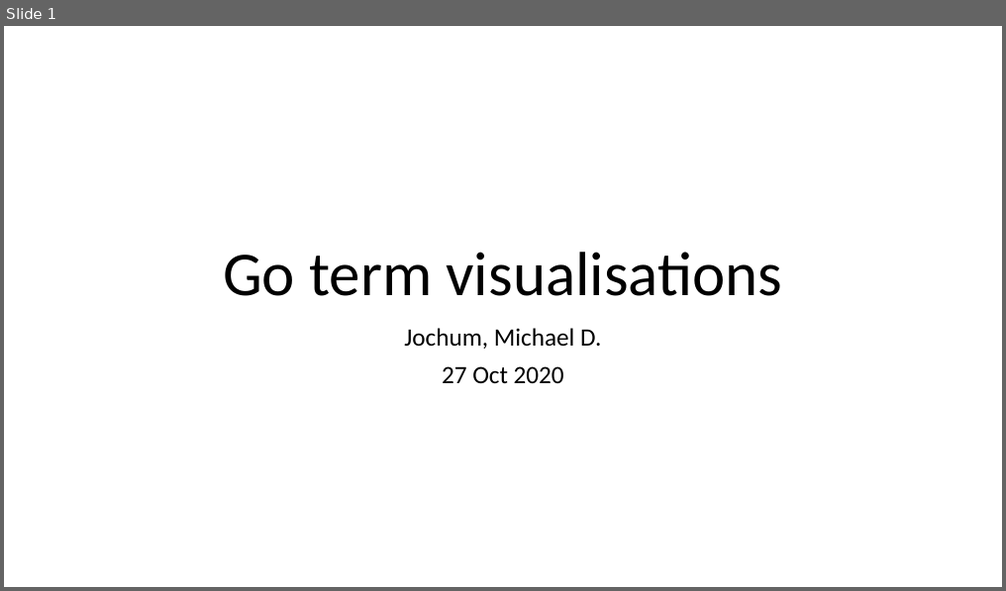
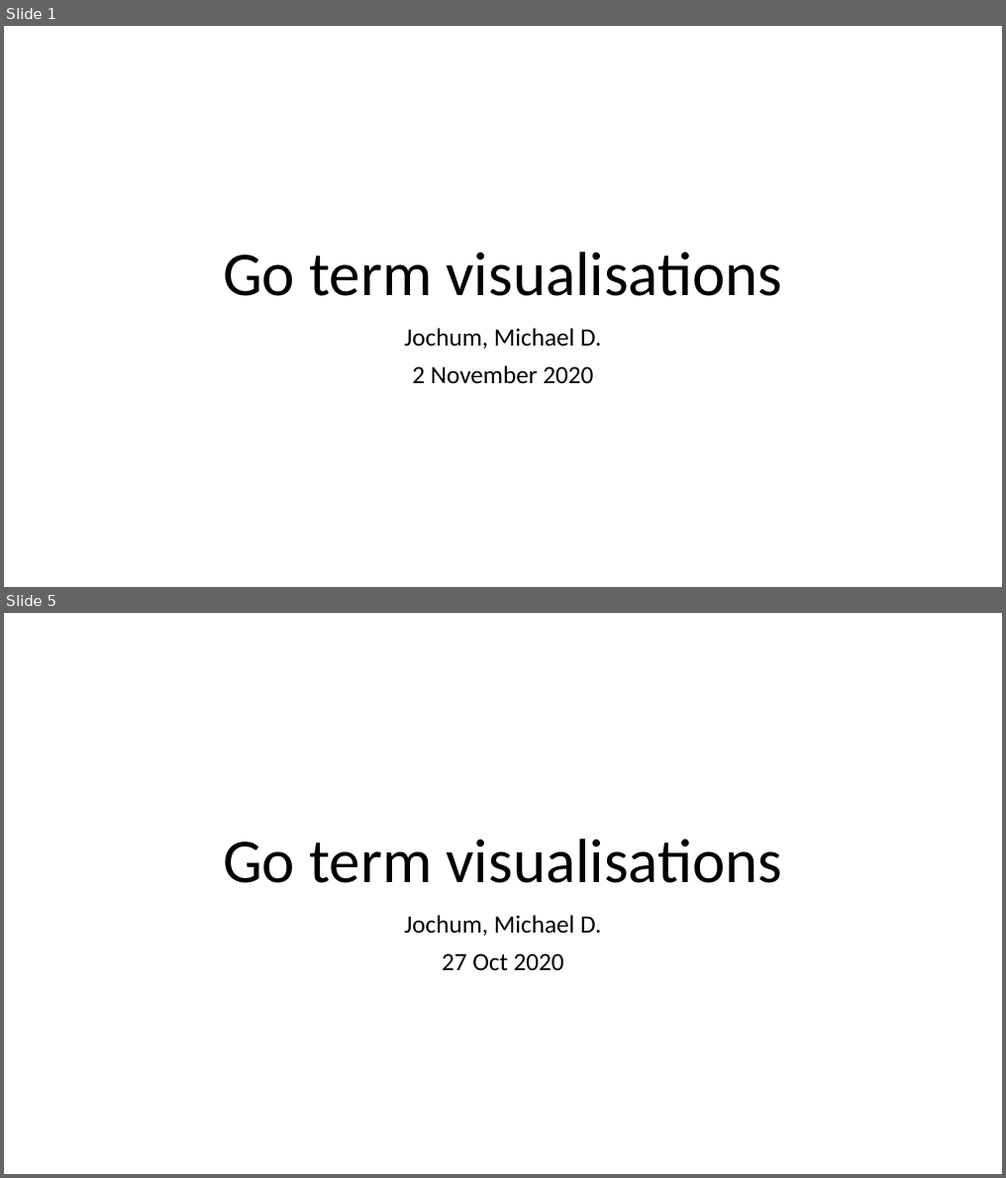
Before and after one commit to COV-IRT/microbial, a slide deck: Rdata/GO_term_analysis/Go term visualisations.pptx. Shown one above the other, each under a label of ours: slide 1 before the commit, slides 1 and 5 after it; the slides between them are not shown. The pictures are 1006x591 and 1006x1178 pixels, drawn with LibreOffice and Linux fonts; fonts in the diff are those of the drawing. Boxes give left, top, right and bottom in pixels: in the first picture for what was removed or moved away, otherwise in the second. Text is boxed around its words. In the diff, an @@ line names an element or a change of style, - is before the commit and + after.

```diff
--- a/Rdata/GO_term_analysis/Go term visualisations.pptx
+++ b/Rdata/GO_term_analysis/Go term visualisations.pptx
@@ slide 1 added at bbox=[4, 26, 1002, 587], background #FFFFFF @@
@@ title added at bbox=[223, 252, 783, 296], 60 pt, text #000000 @@
+Go term visualisations
@@ subtitle added at bbox=[404, 328, 601, 383], 24 pt, text #000000 @@
+Jochum, Michael D.
+2 November 2020
@@ what was slide 1 is now slide 5 @@
```
Also in this commit, not shown: 3 other slides added, 36 other files.
